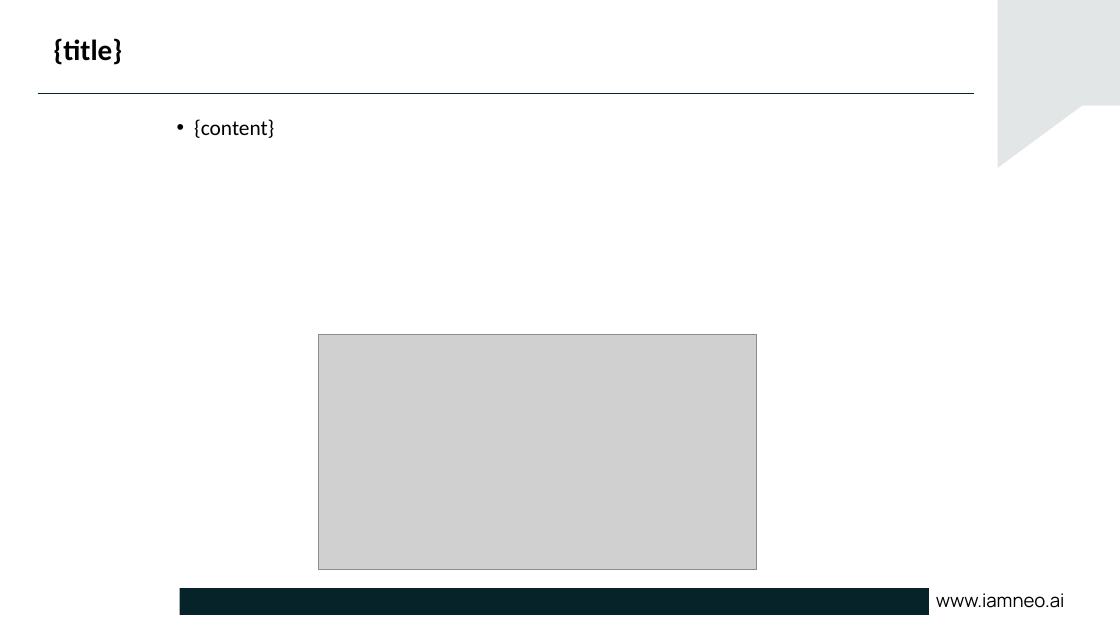
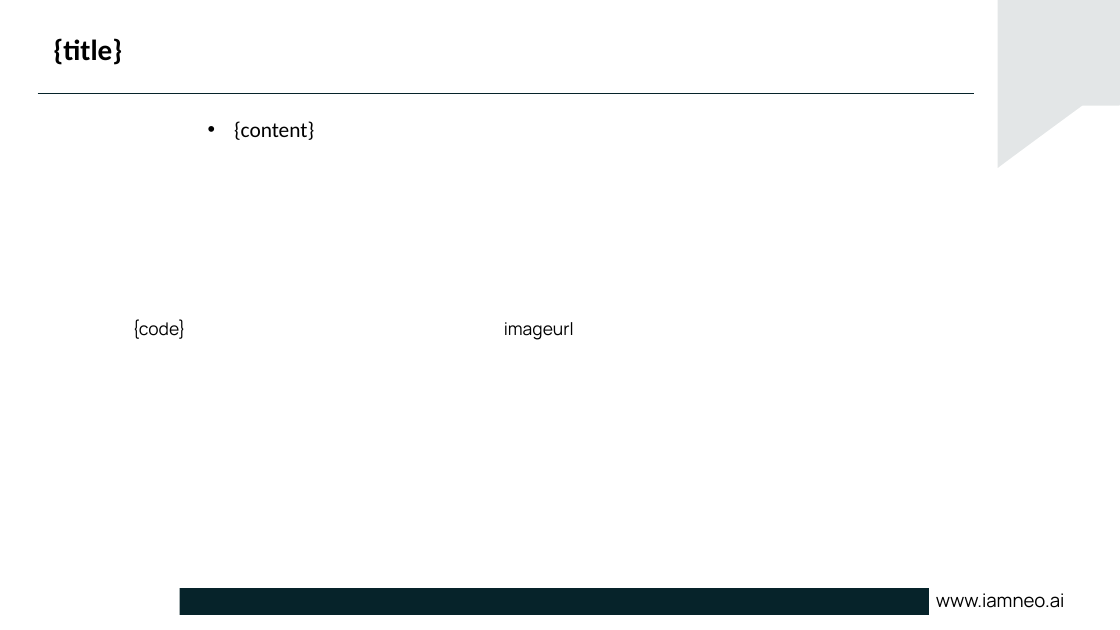
Before and after one commit to DivakarSathees/PptxGenerator-python, a slide deck: slide 4 of temp.pptx. Drawn at 1120x630 pixels with LibreOffice and Linux fonts; fonts in the diff are those of the drawing; grey boxes stand for pictures; background and template pictures are left out. Boxes give left, top, right and bottom in pixels: in the first picture for what was removed or moved away, otherwise in the second. Text is boxed around its words. In the diff, an @@ line names an element or a change of style, - is before the commit and + after.

```diff
--- a/temp.pptx
+++ b/temp.pptx
@@ text "{content}" moved from (x1=194, y1=119, x2=274, y2=138) to (x1=234, y1=121, x2=314, y2=140) @@
@@ text "{content}" at (x1=234, y1=121, x2=314, y2=140): indent changed @@
@@ text added at (x1=132, y1=319, x2=186, y2=339), 18 pt, text #000000 @@
+{code}
@@ text added at (x1=504, y1=322, x2=574, y2=340), 18 pt, text #000000 @@
+imageurl
@@ picture removed at (x1=319, y1=335, x2=757, y2=570) @@
```
Also in this commit, not shown: 10 other slides changed, 13 other files.
